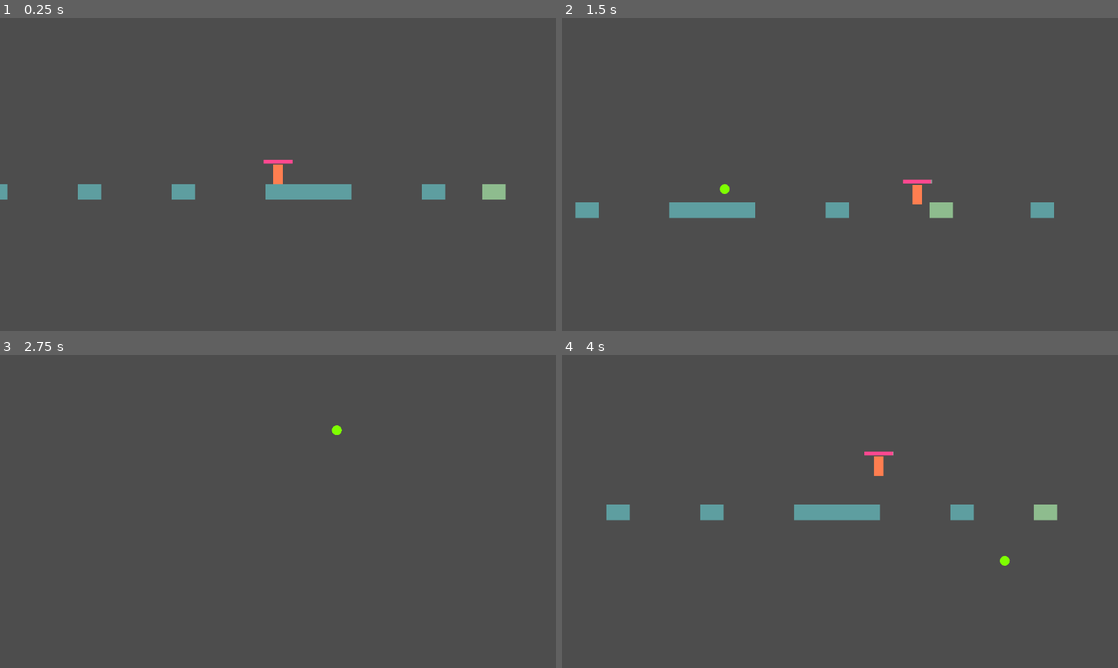
Above: before the commit, frames 1-4 (two rows, left to right).
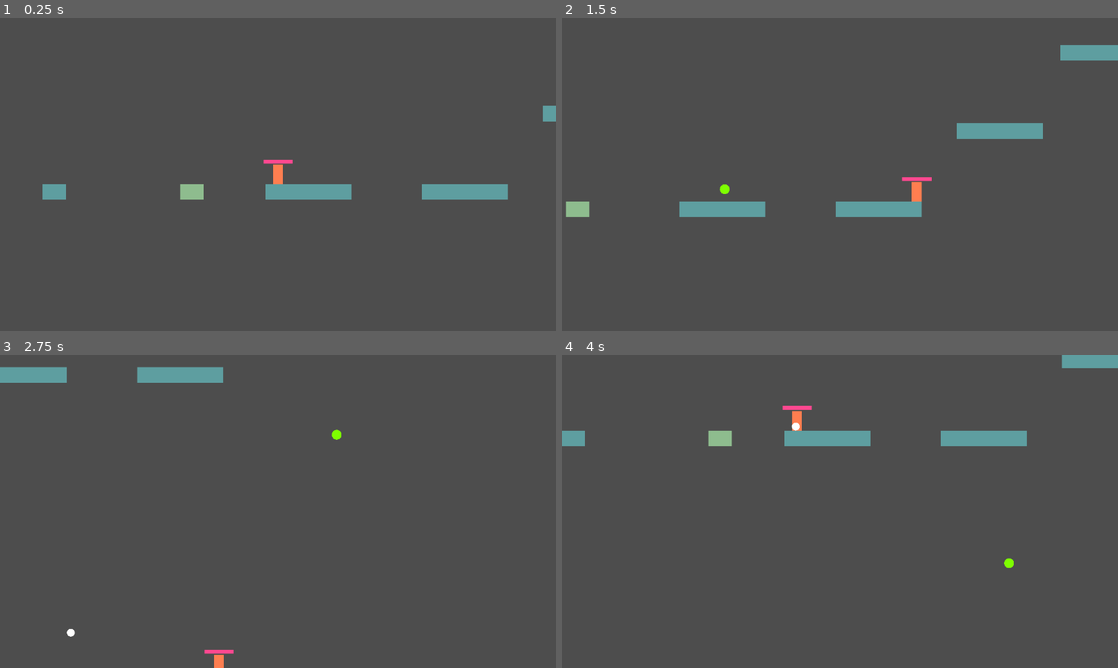
Above: after the commit, the same moments.

Repository: Kotuon/block_recoil
Game: Godot game, scene res://levels/level1_alt.tscn
Same seed, same stepped clock (60 frames per second), same inputs: the game is played once before the commit and once after it.
Inputs (mouse positions are in pixels of both pictures, inside the frame that each line leads up to):
- Up to frame 1 (0.25 s): no input
- Up to frame 2 (1.5 s): move the mouse to (962, 158) at 0.52 s; press the mouse at (962, 158) at 0.53 s; hold D (walk_right) from 0.53 s (still down); tap Space (jump) at 0.77 s; tap R (take_coin, bound only before the commit) at 0.8, 1.35 s; move the mouse to (728, 190) at 1.27 s; release the mouse at (728, 190) at 1.28 s
- Up to frame 3 (2.75 s): tap Space (jump) at 1.52 s; click (166, 527) at 1.55 s; move the mouse to (333, 442) at 2.02 s; release D (walk_right) at 2.03 s; press the mouse at (333, 442) at 2.03 s; hold A (walk_left) from 2.03 s (still down); tap R (take_coin, bound only before the commit) at 2.3 s
- Up to frame 4 (4 s): move the mouse to (812, 574) at 2.77 s; release A (walk_left) at 2.78 s; release the mouse at (812, 574) at 2.78 s; hold D (walk_right) from 2.78 s (still down); tap R (take_coin, bound only before the commit) at 2.85, 3.8 s; tap Space (jump) at 3.02, 3.77 s; click (812, 574) at 3.05 s; move the mouse to (1006, 558) at 3.52 s; press the mouse at (1006, 558) at 3.53 s

The runs differ from the first frame. In frame 1, 1.4% of the frame differs, in the area x 0-100%, y 28-58%; in frame 2, 3.2%; in frame 3, 1.6%; in frame 4, 4.4%, in the area x 0-100%, y 0-68%.

Commit message:
Moving away from the coin pushing idea. More to a recoil jump instead for a bit more movement. Also worked on more level design.

Diff:
--- a/characters/player.gd
+++ b/characters/player.gd
@@ -35,17 +35,18 @@
 
 ## Coin ##
 var coin_ref : CharacterBody2D
+const COIN := preload( "res://items/coinv2.tscn" )
 var force_of_coin : float = 25.0
-var force_on_player : float = 15.0
+var force_on_player : float = 10.0
 var has_shot_coin : bool = false
 # Resource bar
 @onready var mana_bar := $ManaBar
 var mana_recharge_timer := Timer.new()
 var total_mana : float = 100.0
 var coin_cost_rate : float = 80.0
-var coin_recharge_rate : float = 1.0
+var coin_recharge_rate : float = 2.0
 var curr_mana : float = total_mana
-var time_until_mana_recharge_starts : float = 1.0
+var time_until_mana_recharge_starts : float = 0.5
 var should_recharge_mana : bool = false
 
 
@@ -107,14 +108,14 @@
     pass
 
 
-# Called every frame. 'delta' is the elapsed time since the previous frame.
 func _process( delta: float ) -> void:
     var last_floor_collision : bool = is_on_floor()
 
     if can_move:
         update_walk( delta )
         update_jump()
-        update_coin( delta )
+        #update_coinv1( delta )
+        update_coinv2()
 
     update_mana_bar( delta )
 
@@ -149,7 +150,7 @@
     if inputDirection != 0:
         var walkAmount = inputDirection * walk_speed * delta * modifier
         velocity.x = lerp( velocity.x, walkAmount, accel )
-    else:
+    elif is_on_floor():
         velocity.x = lerp( velocity.x, 0.0, friction )
 
 
@@ -175,8 +176,15 @@
             time_in_air = 0.0
 
 
-func update_coin( delta: float ) -> void:
-    if Input.is_action_just_pressed( "take_coin" ):
+func update_mana_bar( delta: float ) -> void:
+    if should_recharge_mana:
+        curr_mana = lerp( curr_mana, total_mana, coin_recharge_rate * delta )
+
+    mana_bar.set_value_no_signal( curr_mana )
+
+
+func update_coinv1( delta: float ) -> void:
+    if Input.is_action_just_released( "push_coin" ):
         has_shot_coin = false
         coin_ref.position = Vector2( -10000000.0, -10000000.0 )
 
@@ -197,8 +205,14 @@
         mana_recharge_timer.start()
 
 
-func update_mana_bar( delta: float ) -> void:
-    if should_recharge_mana:
-        curr_mana = lerp( curr_mana, total_mana, coin_recharge_rate * delta )
-
-    mana_bar.set_value_no_signal( curr_mana )
+func update_coinv2() -> void:
+    if Input.is_action_just_pressed( "push_coin" ):
+        print("new coin")
+        var coin_instance : CharacterBody2D = COIN.instantiate()
+        get_parent().add_child( coin_instance )
+
+        var direction_to_mouse : Vector2 = ( get_global_mouse_position() - position ).normalized()
+        coin_instance.global_position = global_position
+        coin_instance.velocity = direction_to_mouse * force_of_coin * 50.0
+
+        velocity += direction_to_mouse * -1.0 * force_on_player * 50.0
--- /dev/null
+++ b/items/coinv2.tscn
@@ -0,0 +1,28 @@
+[gd_scene load_steps=6 format=3 uid="uid://e82cu5tifuxl"]
+
+[ext_resource type="Script" path="res://src/coinv2.gd" id="1_4ighl"]
+
+[sub_resource type="SphereMesh" id="SphereMesh_3lox0"]
+radius = 10.0
+height = 20.0
+
+[sub_resource type="Gradient" id="Gradient_3j3gl"]
+offsets = PackedFloat32Array(1)
+colors = PackedColorArray(1, 1, 1, 1)
+
+[sub_resource type="GradientTexture1D" id="GradientTexture1D_ugn66"]
+gradient = SubResource("Gradient_3j3gl")
+
+[sub_resource type="CircleShape2D" id="CircleShape2D_idgmw"]
+
+[node name="coinv2" type="CharacterBody2D"]
+collision_layer = 2
+collision_mask = 2
+script = ExtResource("1_4ighl")
+
+[node name="MeshInstance2D" type="MeshInstance2D" parent="."]
+mesh = SubResource("SphereMesh_3lox0")
+texture = SubResource("GradientTexture1D_ugn66")
+
+[node name="CollisionShape2D" type="CollisionShape2D" parent="."]
+shape = SubResource("CircleShape2D_idgmw")
--- a/levels/level1_alt.tscn
+++ b/levels/level1_alt.tscn
@@ -14,7 +14,7 @@
 position = Vector2(30, -25)
 
 [node name="Player" parent="." instance=ExtResource("2_ifo84")]
-position = Vector2(9122, -925)
+position = Vector2(11757, -925)
 floor_snap_length = 5.0
 
 [node name="Sequences" type="Node2D" parent="."]
@@ -228,3 +228,66 @@
 
 [node name="checkpoint" parent="Sequences/S_MPHorizontalHard" instance=ExtResource("2_4hgcb")]
 position = Vector2(2267, -25)
+
+[node name="S_CVerticalEasy" type="Node2D" parent="Sequences"]
+position = Vector2(12125, -900)
+
+[node name="Floor" parent="Sequences/S_CVerticalEasy" instance=ExtResource("3_dtl50")]
+scale = Vector2(5.5, 1)
+
+[node name="Floor2" parent="Sequences/S_CVerticalEasy" instance=ExtResource("3_dtl50")]
+position = Vector2(310, -200)
+scale = Vector2(5.5, 1)
+
+[node name="Floor3" parent="Sequences/S_CVerticalEasy" instance=ExtResource("3_dtl50")]
+position = Vector2(575, -400)
+scale = Vector2(5.5, 1)
+
+[node name="Floor4" parent="Sequences/S_CVerticalEasy" instance=ExtResource("3_dtl50")]
+position = Vector2(840, -600)
+scale = Vector2(5.5, 1)
+
+[node name="checkpoint" parent="Sequences/S_CVerticalEasy" instance=ExtResource("2_4hgcb")]
+position = Vector2(873, -625)
+
+[node name="S_CHorizontalEasy" type="Node2D" parent="Sequences"]
+position = Vector2(13485, -1500)
+
+[node name="Floor" parent="Sequences/S_CHorizontalEasy" instance=ExtResource("3_dtl50")]
+scale = Vector2(5.5, 1)
+
+[node name="Floor2" parent="Sequences/S_CHorizontalEasy" instance=ExtResource("3_dtl50")]
+position = Vector2(520, 0)
+scale = Vector2(5.5, 1)
+
+[node name="Floor3" parent="Sequences/S_CHorizontalEasy" instance=ExtResource("3_dtl50")]
+position = Vector2(1040, 0)
+scale = Vector2(5.5, 1)
+
+[node name="checkpoint" parent="Sequences/S_CHorizontalEasy" instance=ExtResource("2_4hgcb")]
+position = Vector2(1150, -25)
+scale = Vector2(3.5, 1)
+
+[node name="S_CVerticalHard" type="Node2D" parent="Sequences"]
+position = Vector2(14925, -1500)
+
+[node name="Floor" parent="Sequences/S_CVerticalHard" instance=ExtResource("3_dtl50")]
+scale = Vector2(2.75, 1)
+
+[node name="Floor2" parent="Sequences/S_CVerticalHard" instance=ExtResource("3_dtl50")]
+position = Vector2(290, -300)
+scale = Vector2(2.75, 1)
+
+[node name="Floor3" parent="Sequences/S_CVerticalHard" instance=ExtResource("3_dtl50")]
+position = Vector2(580, -600)
+scale = Vector2(2.75, 1)
+
+[node name="Floor4" parent="Sequences/S_CVerticalHard" instance=ExtResource("3_dtl50")]
+position = Vector2(870, -900)
+scale = Vector2(2.75, 1)
+
+[node name="checkpoint" parent="Sequences/S_CVerticalHard" instance=ExtResource("2_4hgcb")]
+position = Vector2(925, -925)
+scale = Vector2(1.80016, 1)
+
+[node name="S_CHorizontalHard" type="Node2D" parent="Sequences"]
--- a/project.godot
+++ b/project.godot
@@ -43,8 +43,3 @@
 "events": [Object(InputEventMouseButton,"resource_local_to_scene":false,"resource_name":"","device":-1,"window_id":0,"a …(257 unchanged characters)…
 ]
 }
-take_coin={
-"deadzone": 0.5,
-"events": [Object(InputEventKey,"resource_local_to_scene":false,"resource_name":"","device":-1,"window_id":0,"alt_pressed":false,"shift_pressed":false,"ctrl_pressed":false,"meta_pressed":false,"pressed":false,"keycode":0,"physical_keycode":82,"key_label":0,"unicode":114,"echo":false,"script":null)
-]
-}
--- a/src/coin.gd
+++ b/src/coin.gd
@@ -11,7 +11,6 @@
 
 
 func _physics_process( _delta: float ) -> void:
-
     if !has_hit:
         velocity = move_velocity
         total_gravity += gravity
--- /dev/null
+++ b/src/coinv2.gd
@@ -0,0 +1,9 @@
+extends CharacterBody2D
+
+
+var gravity : float = 15.0
+var modifier : float = 100.0
+
+func _physics_process( delta: float ) -> void:
+    velocity.y += gravity * delta * modifier
+    move_and_slide()
